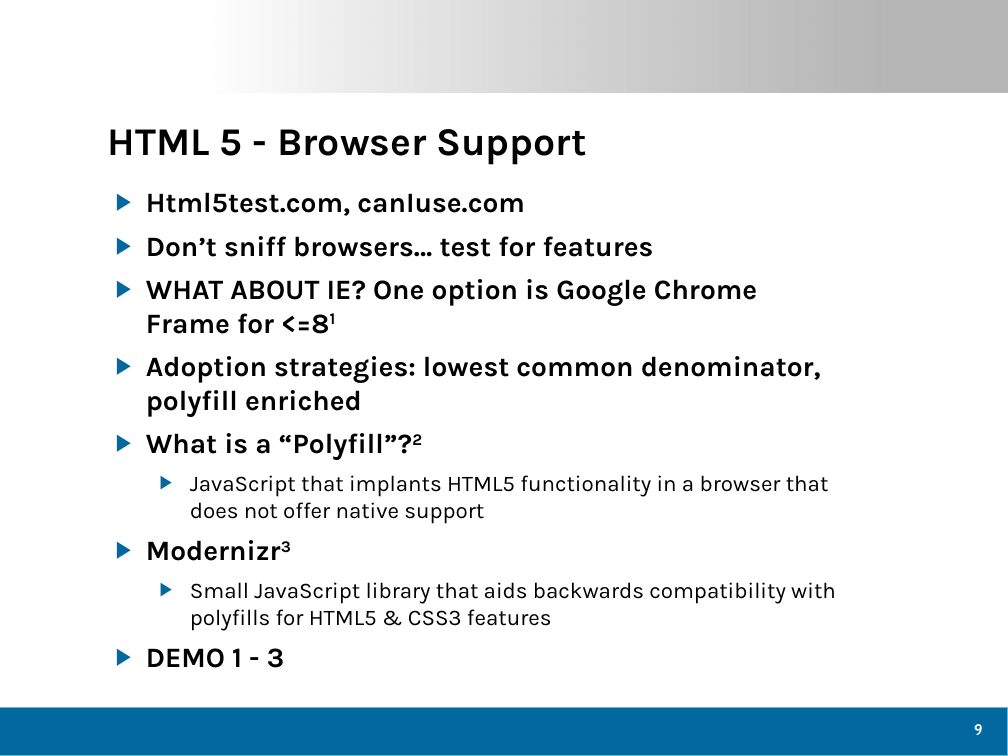
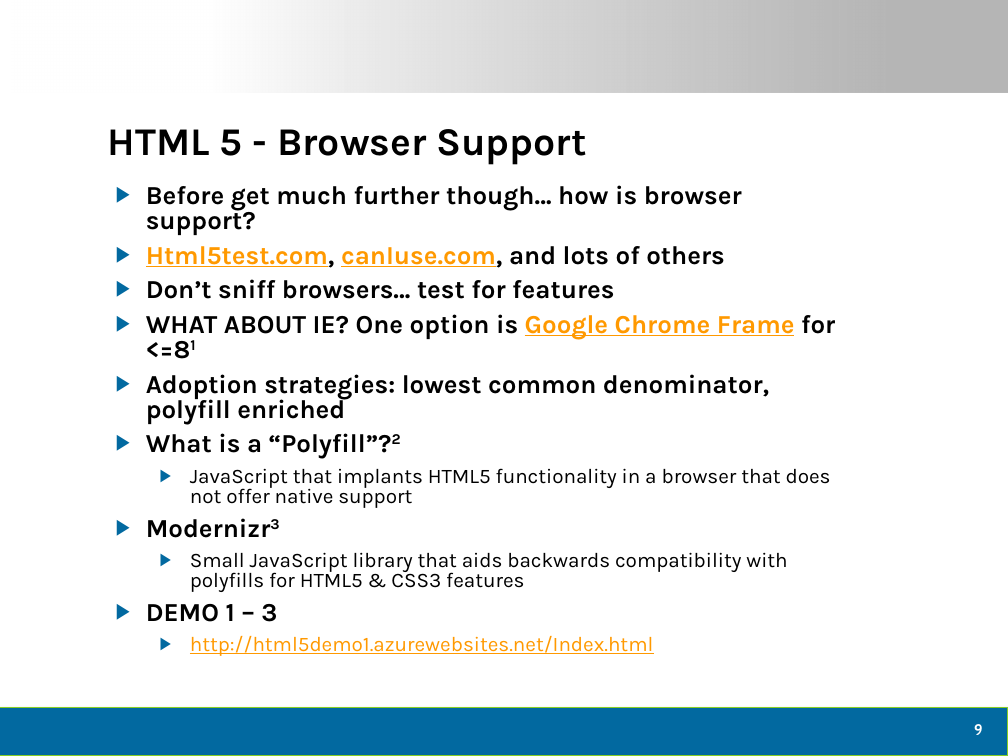
Before and after one commit to dtomyn/HTML5Demo1, a slide deck: slide 10 of Docs/2012 - Live360 Event Review (NEWER).pptx. Drawn at 1008x756 pixels with LibreOffice and Linux fonts; fonts in the diff are those of the drawing; background and template pictures are left out. Boxes give left, top, right and bottom in pixels: in the first picture for what was removed or moved away, otherwise in the second. Text is boxed around its words. In the diff, an @@ line names an element or a change of style, - is before the commit and + after.

```diff
--- a/Docs/2012 - Live360 Event Review (NEWER).pptx
+++ b/Docs/2012 - Live360 Event Review (NEWER).pptx
@@ text at (x1=146, y1=185, x2=742, y2=268): text changed; size 20 to 18.5 pt @@
-▶ Html5test.com, canIuse.com
+▶ Before get much further though… how is browser support?
+▶ Html5test.com, canIuse.com, and lots of others
@@ text at (x1=146, y1=279, x2=835, y2=592): size 20 to 18.5 pt in "Don’t sniff browsers… test for features", "WHAT ABOUT IE? One option is Google ...", "Adoption strategies: lowest common denominator, polyfill enr ...", "What is a “Polyfill”?2" and 1 more places; text colour #000000 to #FF9900, underline on in "Google Chrome Frame"; size 16 to 14.8 pt in "JavaScript that implants HTML5 functionality in a ...", "Small JavaScript library that aids backwards compatibility ..."; line spacing 1 to 0.8 @@
@@ text at (x1=146, y1=604, x2=653, y2=656): text changed; size 20 to 14.8 pt; text colour #000000 to #FF9900; bold off @@
-▶ DEMO 1 - 3
+▶ DEMO 1 – 3
+  ▶ http://html5demo1.azurewebsites.net/Index.html
```
Also in this commit, not shown: 12 other slides changed, 2 slides added, 3 other files.
